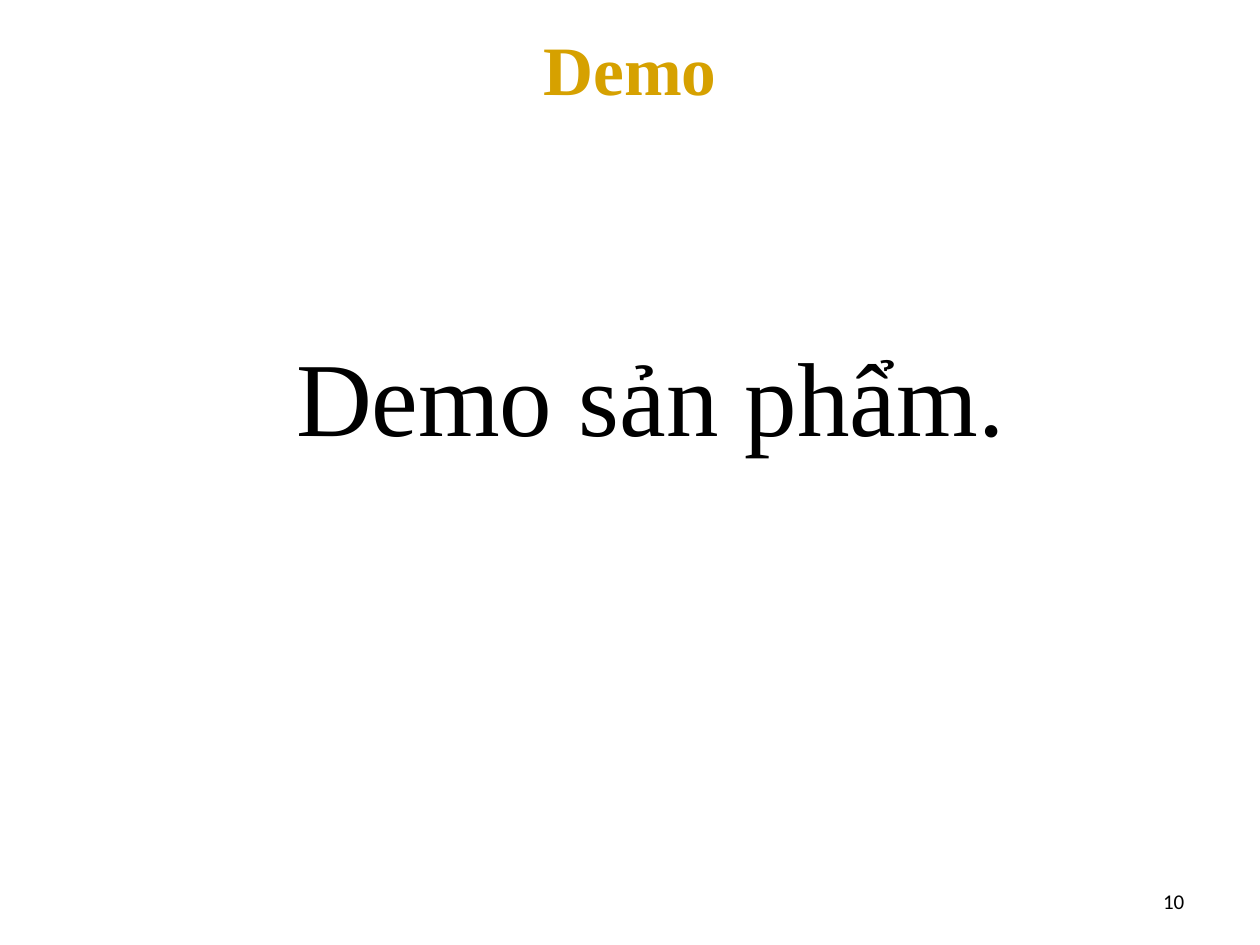
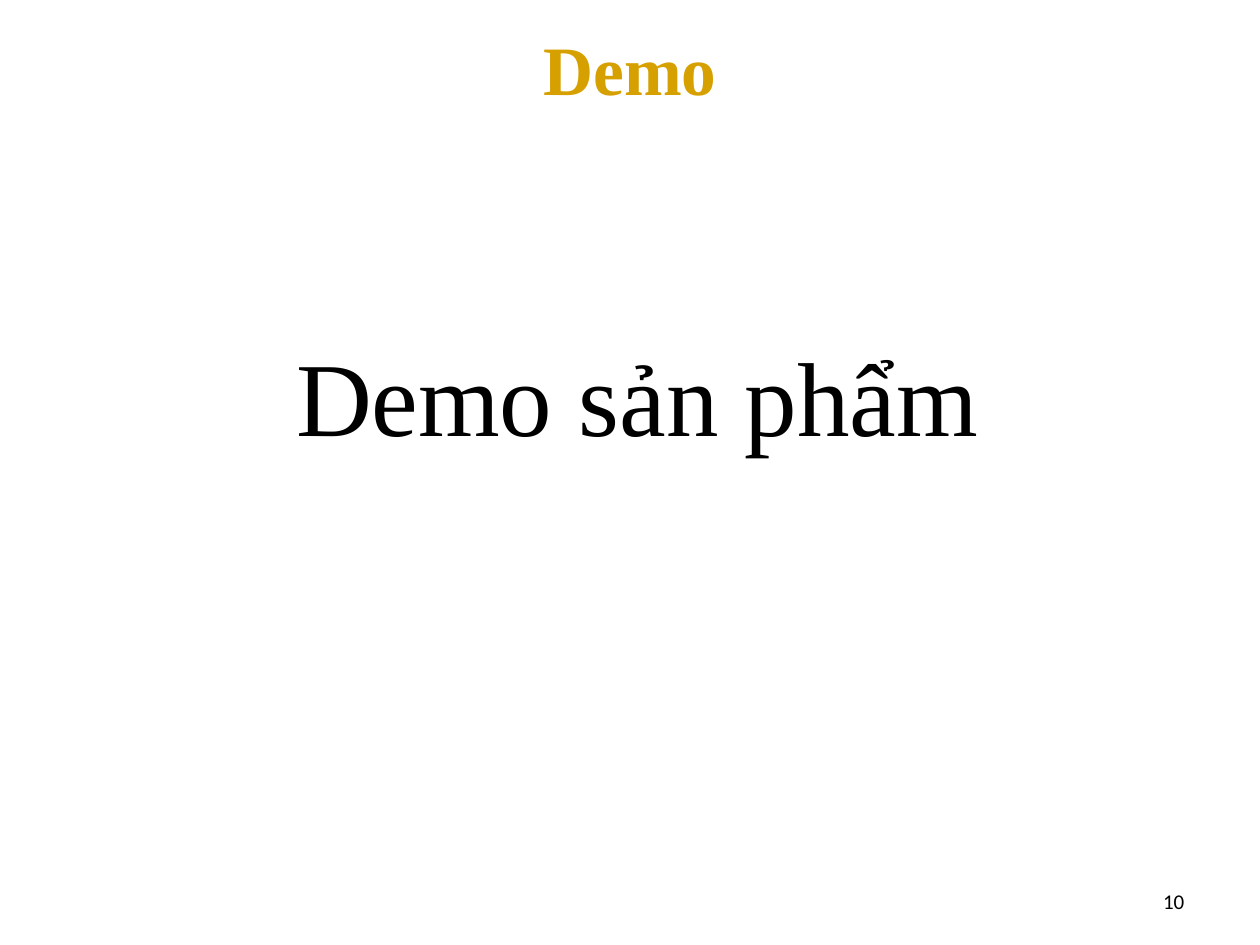
Before and after one commit to anhempk1250/TLCN-CuaHangTinHoc, a slide deck: slide 11 of TLCN.pptx. Drawn at 1260x945 pixels with LibreOffice and Linux fonts; fonts in the diff are those of the drawing; background and template pictures are left out. Boxes give left, top, right and bottom in pixels: in the first picture for what was removed or moved away, otherwise in the second. Text is boxed around its words. In the diff, an @@ line names an element or a change of style, - is before the commit and + after.

```diff
--- a/TLCN.pptx
+++ b/TLCN.pptx
@@ text at <box>296,360,978,456</box>: text changed @@
-Demo sản phẩm.
+Demo sản phẩm
```
Also in this commit, not shown: 6 other slides changed, 8 other files.
